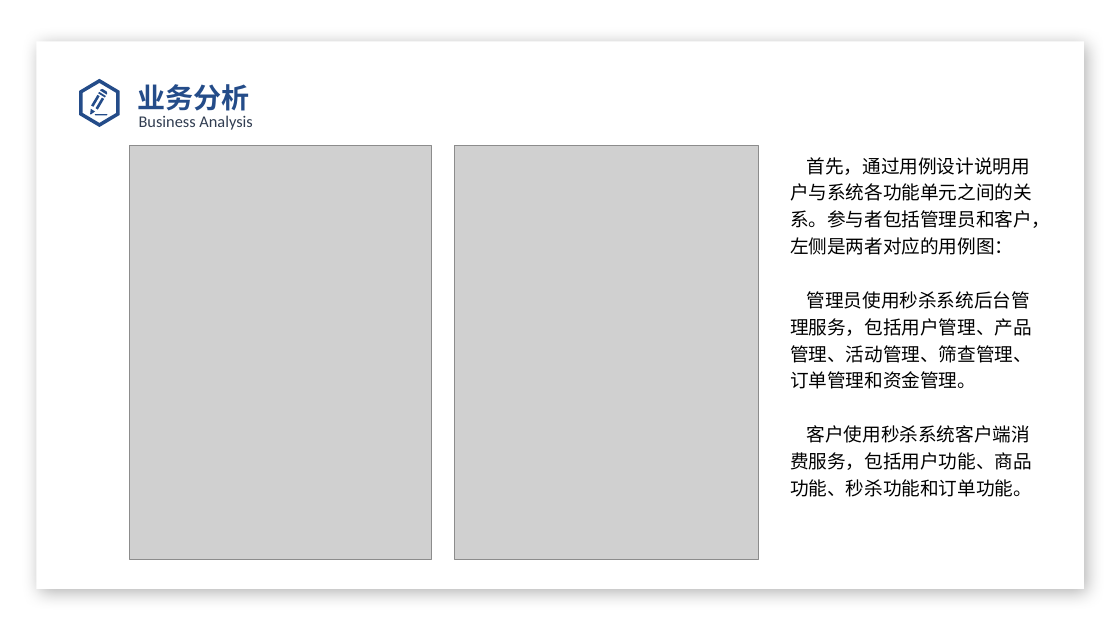
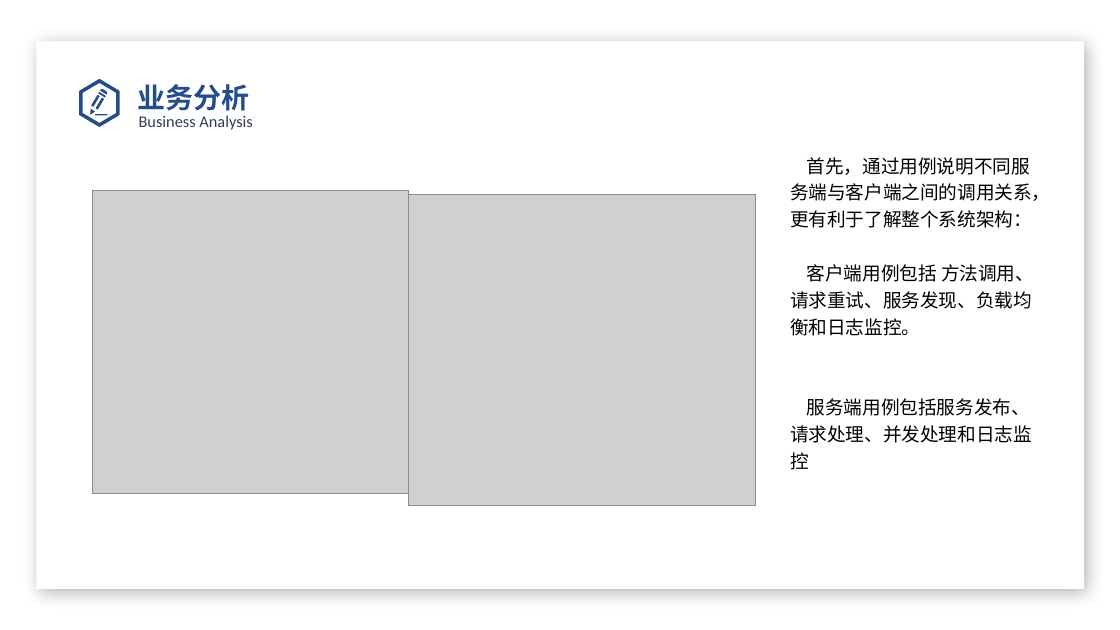
Before and after one commit to 2290653824/sward-rpc, a slide deck: slide 9 of files/2. 开题答辩/201931031311_卓悦_西南石油大学毕业设计（论文）开题报告.pptx. Drawn at 1120x630 pixels with LibreOffice and Linux fonts; fonts in the diff are those of the drawing; grey boxes stand for pictures; background and template pictures are left out. Boxes give left, top, right and bottom in pixels: in the first picture for what was removed or moved away, otherwise in the second. Text is boxed around its words. In the diff, an @@ line names an element or a change of style, - is before the commit and + after.

```diff
--- a/files/2. 开题答辩/201931031311_卓悦_西南石油大学毕业设计（论文）开题报告.pptx
+++ b/files/2. 开题答辩/201931031311_卓悦_西南石油大学毕业设计（论文）开题报告.pptx
@@ text at bbox=[790, 157, 1050, 470]: text changed @@
-首先，通过用例设计说明用户与系统各功能单元之间的关系。参与者包括管理员和客户，
-左侧是两者对应的用例图：
-管理员使用秒杀系统后台管理服务，包括用户管理、产品管理、活动管理、筛查管理、订单管理和资金管理。
-客户使用秒杀系统客户端消费服务，包括用户功能、商品功能、秒杀功能和订单功能。
+首先，通过用例说明不同服务端与客户端之间的调用关系，更有利于了解整个系统架构：
+客户端用例包括 方法调用、请求重试、服务发现、负载均衡和日志监控。
+服务端用例包括服务发布、请求处理、并发处理和日志监控
@@ picture: place and size @@
-picture at bbox=[129, 146, 432, 560]
+picture at bbox=[92, 191, 408, 494]
@@ picture: place and size @@
-picture at bbox=[455, 146, 760, 560]
+picture at bbox=[408, 194, 756, 505]
```
Also in this commit, not shown: 9 other slides changed, 1 slide added, 1 slide removed, 1 other file.
